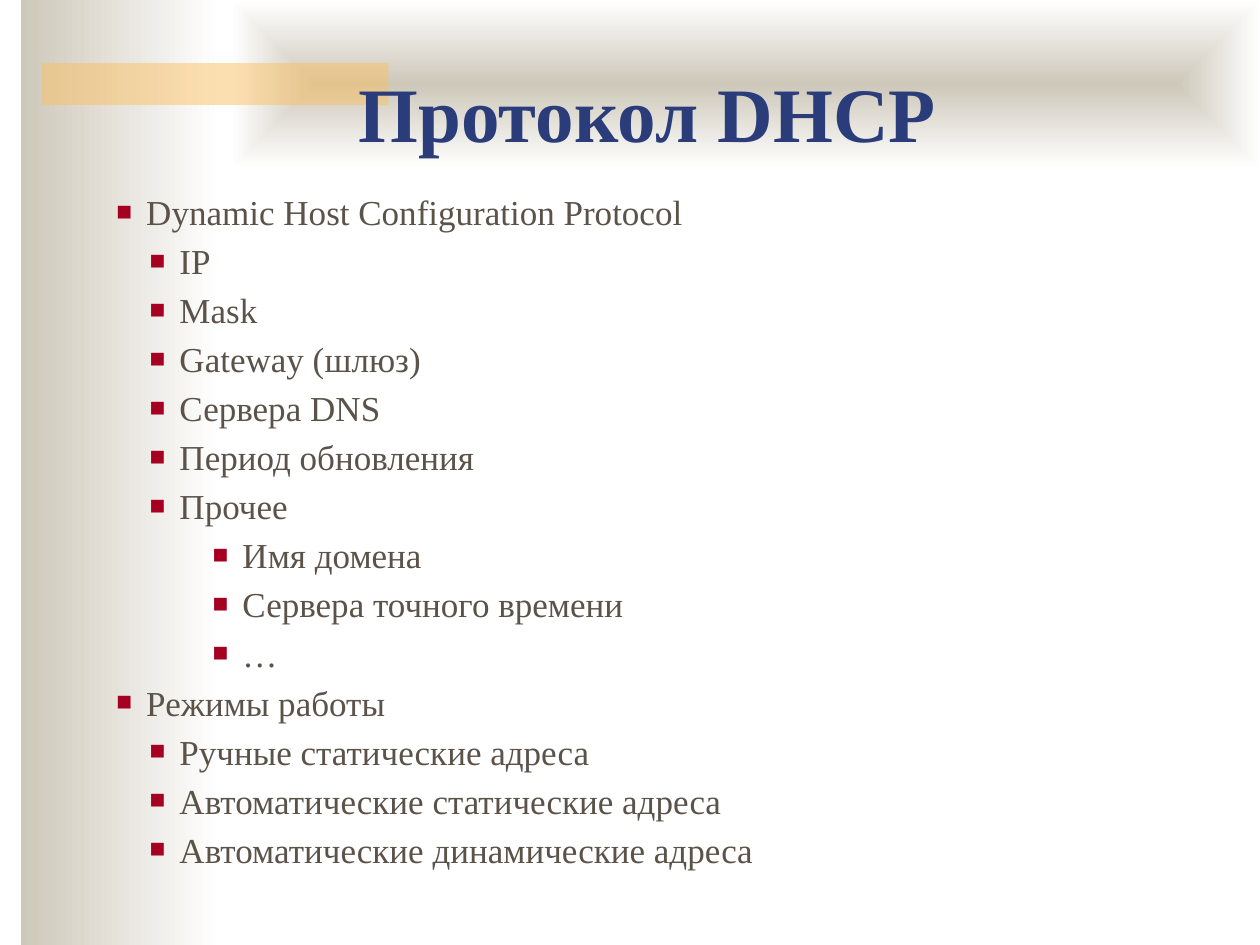
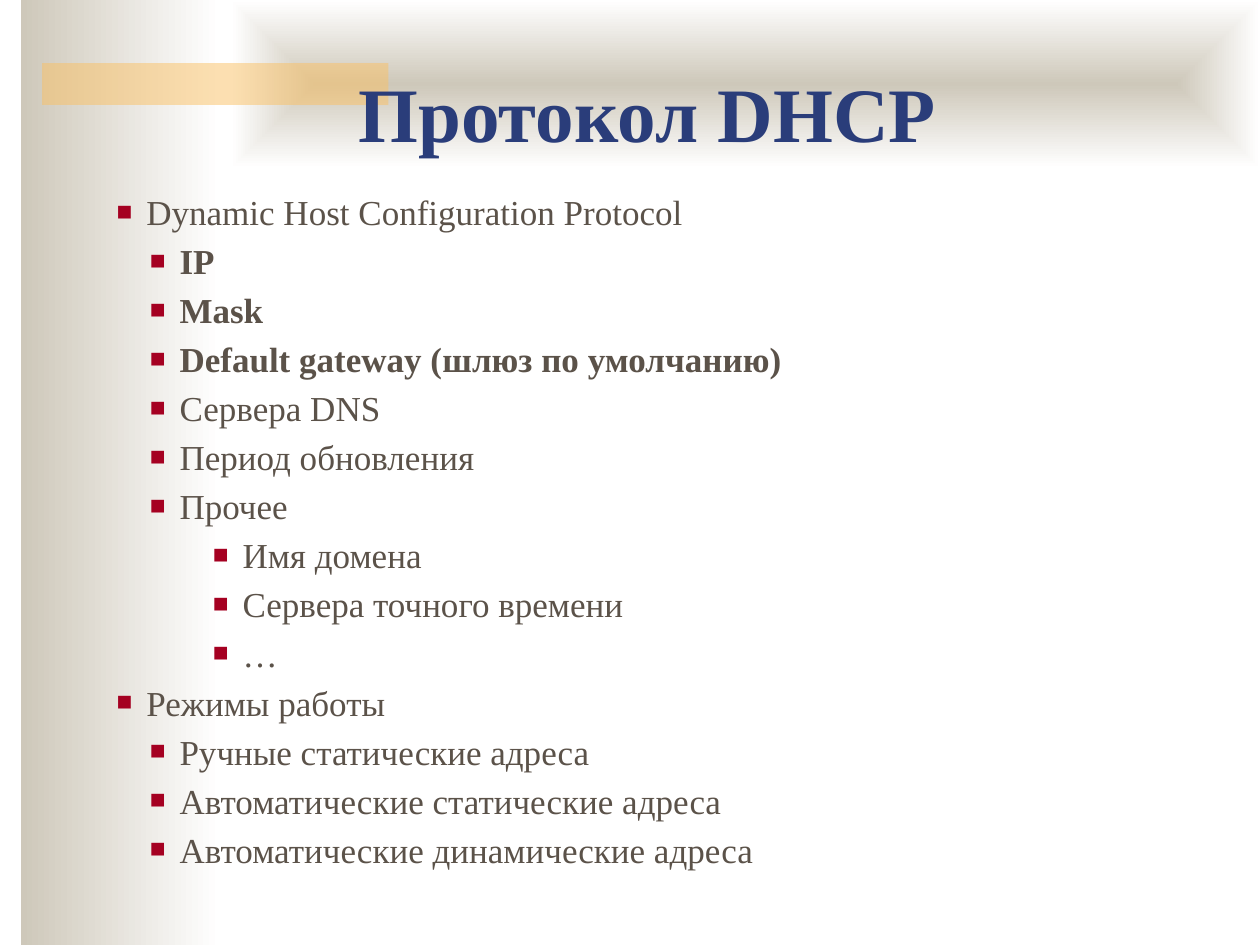
Before and after one commit to ukoloff/nets, a slide deck: slide 18 of 10.pptx (slide 10 before the commit). Drawn at 1260x945 pixels with LibreOffice and Linux fonts; fonts in the diff are those of the drawing; background and template pictures are left out. Boxes give left, top, right and bottom in pixels: in the first picture for what was removed or moved away, otherwise in the second. Text is boxed around its words. In the diff, an @@ line names an element or a change of style, - is before the commit and + after.

```diff
--- a/10.pptx
+++ b/10.pptx
@@ text at (180,251,264,324): bold on in "IP", "Mask" @@
@@ text at (180,347,781,380): text changed; bold on @@
-  ■ Gateway (шлюз)
+  ■ Default gateway (шлюз по умолчанию)
```
Also in this commit, not shown: 5 other slides changed, 8 slides added.
